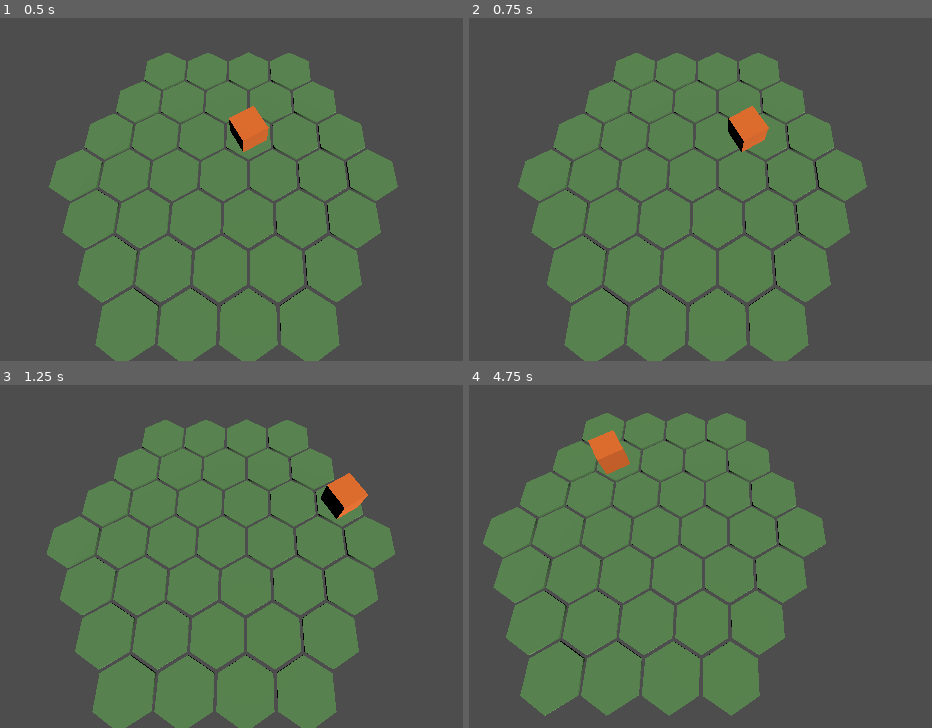
Above: before the commit, frames 1-4 (two rows, left to right).
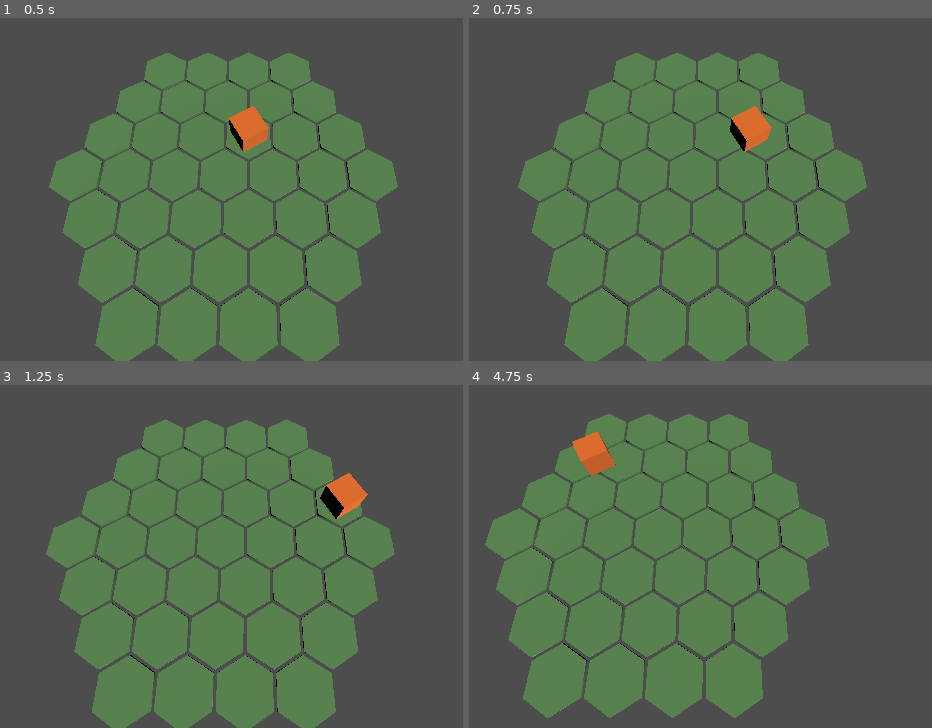
Above: after the commit, the same moments.

Repository: Coarisfinia/khovax
Game: Godot game, scene res://scenes/main.tscn
Same seed, same stepped clock (60 frames per second), same inputs: the game is played once before the commit and once after it.
Inputs (mouse positions are in pixels of both pictures, inside the frame that each line leads up to):
- Up to frame 1 (0.5 s): no input
- Up to frame 2 (0.75 s): tap Enter at 0.5 s; move the mouse to (894, 114) at 0.52 s; hold D (move_right) from 0.53 s (still down); click (894, 114) at 0.67 s
- Up to frame 3 (1.25 s): keep holding D (move_right)
- Up to frame 4 (4.75 s): move the mouse to (556, 525) at 1.27 s; release D (move_right) at 1.28 s; hold S (move_down) 1.28-2.03 s; move the mouse to (797, 405) at 2.02 s; hold D (move_right) 2.03-2.78 s; move the mouse to (677, 594) at 2.77 s; hold W (move_up) 2.78-3.53 s; click (677, 594) at 2.92 s; move the mouse to (outside the picture) at 3.52 s; hold A (move_left) from 3.53 s (still down); move the mouse to (478, 436) at 4.27 s

Frame 1 is identical in both runs. In frame 2, 0.2% of the frame differs, in the area x 55-66%, y 25-40%; in frame 3, 1.5%; in frame 4, 6.7%, in the area x 3-78%, y 8-98%.

Commit message:
Address Codex review: carry step time over, test every binding and direction
HexMover carries time left over at the end of a step into the next one and
starts it at once, so held movement keeps a constant speed when frames
stutter. The movement flow now checks each action's exact WASD and arrow
bindings with real key events, and walks straight up and down through both
row parities, covering all six directions and both zigzag tie-breaks.

Co-Authored-By: Claude Opus 5.5 <noreply@anthropic.com>

Diff:
--- a/scenes/hex_mover.gd
+++ b/scenes/hex_mover.gd
@@ -25,10 +25,26 @@
 func advance(delta: float, input: Vector2) -> void:
 	if piece == null or grid == null:
 		return
-	if _progress < 1.0:
-		_progress = minf(1.0, _progress + delta / STEP_SECONDS)
+	# Time is spent in steps. Time left over when a step ends goes into the next one, and the next
+	# step starts at once, so a held direction walks at a constant speed even when frames stutter.
+	var time: float = delta / STEP_SECONDS
+	if _progress >= 1.0:
+		_start_step(input)
+	while _progress < 1.0 and time > 0.0:
+		var used: float = minf(time, 1.0 - _progress)
+		_progress += used
+		time -= used
 		piece.position = _from.lerp(piece.tile_position(), _progress)
-		return
+		if _progress >= 1.0:
+			_start_step(input)
+
+
+func is_moving() -> bool:
+	return _progress < 1.0
+
+
+## Starts a step toward the input's direction, unless there is no input or it would leave the grid.
+func _start_step(input: Vector2) -> void:
 	var next: Vector2i = piece.tile + Hex.direction_toward(input, piece.tile)
 	if next == piece.tile or not grid.has_tile(next):
 		return
@@ -36,7 +52,3 @@
 	_progress = 0.0
 	piece.tile = next
 	piece.position = _from
-
-
-func is_moving() -> bool:
-	return _progress < 1.0
--- a/tests/e2e/test_movement_flow.gd
+++ b/tests/e2e/test_movement_flow.gd
@@ -8,6 +8,18 @@
 ## Long enough to walk further than the grid allows in any one direction.
 const HOLD_STEPS: int = 300
 const ACTIONS: Array[String] = ["move_up", "move_down", "move_left", "move_right"]
+const PHYSICAL_KEYS: Dictionary[String, Key] = {
+	"move_up": KEY_W,
+	"move_down": KEY_S,
+	"move_left": KEY_A,
+	"move_right": KEY_D,
+}
+const ARROW_KEYS: Dictionary[String, Key] = {
+	"move_up": KEY_UP,
+	"move_down": KEY_DOWN,
+	"move_left": KEY_LEFT,
+	"move_right": KEY_RIGHT,
+}
 
 var _main: Node
 var _cube: HexPiece
@@ -36,7 +48,7 @@
 	# Stepped by hand from here on.
 	_mover.set_process(false)
 
-	var result: String = _check_key_reaches_action()
+	var result: String = _check_bindings()
 	if result.is_empty():
 		result = _check_paths()
 	_release_all()
@@ -45,24 +57,45 @@
 	return result
 
 
-func _check_key_reaches_action() -> String:
+## Every action has exactly its WASD key (by physical position) and its arrow key, and a real key
+## event for each one presses the action.
+func _check_bindings() -> String:
 	for action: String in ACTIONS:
-		if not InputMap.has_action(action) or InputMap.action_get_events(action).size() < 2:
-			return "action %s is missing or lacks its key and arrow events" % action
-	var key: InputEventKey = InputEventKey.new()
-	key.physical_keycode = KEY_D
-	key.pressed = true
-	Input.parse_input_event(key)
+		var physical: Key = PHYSICAL_KEYS[action]
+		var arrow: Key = ARROW_KEYS[action]
+		var has_physical: bool = false
+		var has_arrow: bool = false
+		for event: InputEvent in InputMap.action_get_events(action):
+			var key: InputEventKey = event as InputEventKey
+			if key != null:
+				has_physical = has_physical or key.physical_keycode == physical
+				has_arrow = has_arrow or key.keycode == arrow
+		if not has_physical or not has_arrow:
+			return "%s isn't bound to both its WASD key and its arrow key" % action
+		if not _press_reaches(
+			physical,
+			KEY_NONE,
+			action,
+		) or not _press_reaches(KEY_NONE, arrow, action):
+			return "a real key event doesn't press %s" % action
+	return ""
+
+
+## Sends a real key press, checks it pressed the action, and releases it again.
+func _press_reaches(physical: Key, logical: Key, action: String) -> bool:
+	var press: InputEventKey = InputEventKey.new()
+	press.physical_keycode = physical
+	press.keycode = logical
+	press.pressed = true
+	Input.parse_input_event(press)
 	Input.flush_buffered_events()
-	var pressed: bool = Input.is_action_pressed("move_right")
+	var pressed: bool = Input.is_action_pressed(action)
 	# A fresh event: Godot refuses to parse the same event object twice in one frame.
-	var release: InputEventKey = key.duplicate() as InputEventKey
+	var release: InputEventKey = press.duplicate() as InputEventKey
 	release.pressed = false
 	Input.parse_input_event(release)
 	Input.flush_buffered_events()
-	if not pressed:
-		return "pressing D doesn't press move_right"
-	return ""
+	return pressed
 
 
 ## Each walk starts where the previous one stopped: (1, -1) is the cube's start tile.
@@ -79,6 +112,17 @@
 		Walk.new(
 			["move_down", "move_left"],
 			[Vector2i(2, -1), Vector2i(1, 0), Vector2i(0, 1), Vector2i(-1, 2), Vector2i(-2, 3)],
+		),		# Straight up and back down through both row parities: north-west and north-east in turn,
+		# then south-east and south-west, each zigzag staying in its column.
+		Walk.new(
+			["move_up"],
+			[Vector2i(-2, 2), Vector2i(-1, 1), Vector2i(-1, 0), Vector2i(0, -1), Vector2i(0, -2),
+				Vector2i(1, -3)],
+		),
+		Walk.new(
+			["move_down"],
+			[Vector2i(1, -2), Vector2i(0, -1), Vector2i(0, 0), Vector2i(-1, 1), Vector2i(-1, 2),
+				Vector2i(-2, 3)],
 		),
 	]
 	for walk: Walk in walks:
